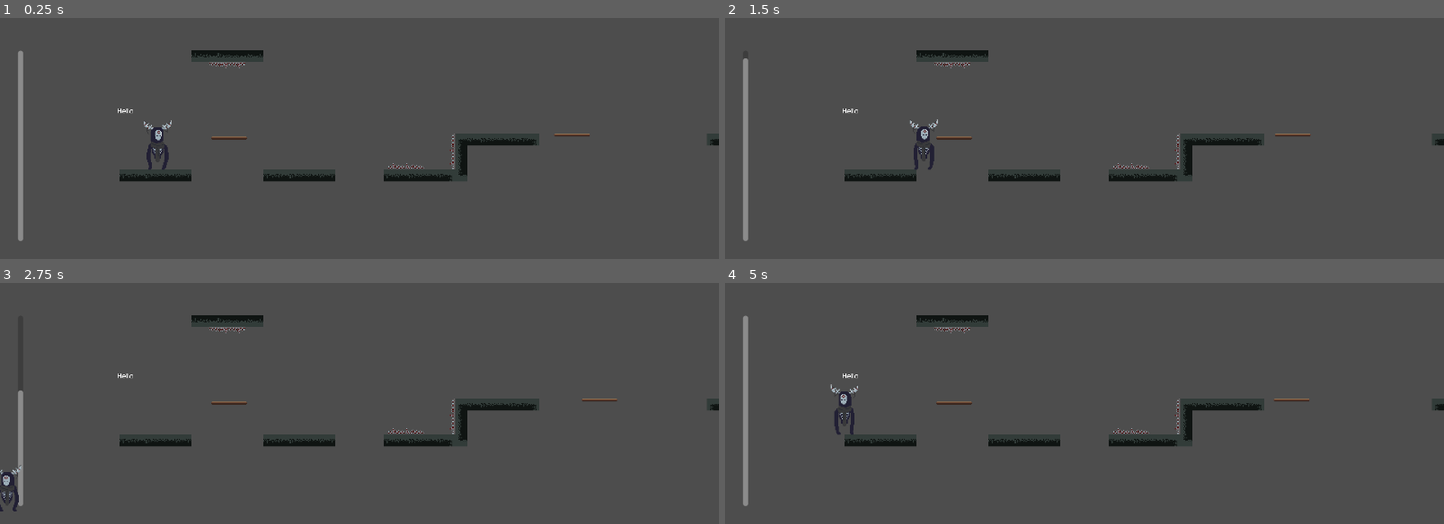
Above: before the commit, frames 1-4 (two rows, left to right).
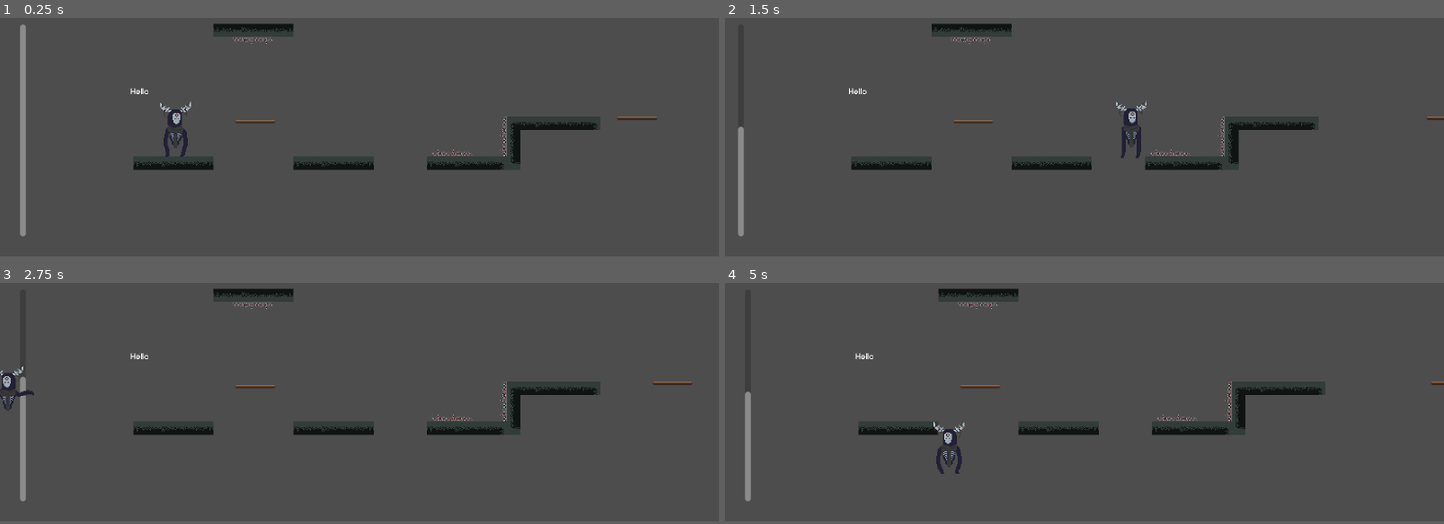
Above: after the commit, the same moments.

Repository: MikeG7v1/Lone-Ghost
Game: Godot game, scene res://scenes/game.tscn
Same seed, same stepped clock (60 frames per second), same inputs: the game is played once before the commit and once after it.
Inputs:
- Up to frame 1 (0.25 s): no input
- Up to frame 2 (1.5 s): hold E (floating) 0.53-1.28 s; hold Right (move_right) from 0.53 s (still down); tap Space (jump) at 0.77 s; tap E (floating) at 1.35 s
- Up to frame 3 (2.75 s): tap Space (jump) at 1.52 s; release Right (move_right) at 2.03 s; hold Left (move_left) from 2.03 s (still down); hold E (floating) from 2.03 s (still down)
- Up to frame 4 (5 s): release Left (move_left) at 2.78 s; release E (floating) at 2.78 s; hold Right (move_right) 2.78-4.28 s; tap E (floating) at 2.85, 4.35 s; tap Space (jump) at 3.02, 3.77, 4.52 s; hold E (floating) 3.53-4.28 s; hold Left (move_left) from 4.28 s (still down)
In our replay, the window is 800x450 before the commit and 800x447 after it. These sizes can differ from the game's own. Grey fills any space a smaller window leaves; there, only what the larger window draws over its background counts as a difference.

The runs differ from the first frame. In frame 1, 7.6% of the frame differs, in the area x 2-100%, y 2-93%; in frame 2, 7.8%, in the area x 1-100%, y 2-93%; in frame 3, 7.3%; in frame 4, 7.6%.

Commit message:
Base functionalities and assets

Diff:
--- a/test-level-d/project.godot
+++ b/test-level-d/project.godot
@@ -17,8 +17,8 @@
 
 [display]
 
-window/size/viewport_width=1920
-window/size/viewport_height=1080
+window/size/viewport_width=1724
+window/size/viewport_height=964
 window/stretch/mode="viewport"
 
 [input]
--- /dev/null
+++ b/test-level-d/scenes/game.gd
@@ -0,0 +1,9 @@
+extends Node2D
+# Called when the node enters the scene tree for the first time.
+func _ready() -> void:
+	pass # Replace with function body.
+
+
+# Called every frame. 'delta' is the elapsed time since the previous frame.
+func _process(delta: float) -> void:
+	pass
--- a/test-level-d/scenes/player.tscn
+++ b/test-level-d/scenes/player.tscn
@@ -2,6 +2,43 @@
 
 [ext_resource type="Texture2D" uid="uid://bt8o5gukocny2" path="res://assets/GHOST_IDLE_ANIMATION.png" id="1_3vyb7"]
 [ext_resource type="Script" uid="uid://csdvc1kx2218o" path="res://scripts/player.gd" id="1_g2els"]
+[ext_resource type="Texture2D" uid="uid://bmjykm2nqd8v4" path="res://assets/GHOST_FLOATING_ANIM_PREVIEW.png" id="2_qhqgy"]
+
+[sub_resource type="AtlasTexture" id="AtlasTexture_3v2ag"]
+atlas = ExtResource("2_qhqgy")
+region = Rect2(0, 0, 64, 64)
+
+[sub_resource type="AtlasTexture" id="AtlasTexture_jej6c"]
+atlas = ExtResource("2_qhqgy")
+region = Rect2(64, 0, 64, 64)
+
+[sub_resource type="AtlasTexture" id="AtlasTexture_f1ej7"]
+atlas = ExtResource("2_qhqgy")
+region = Rect2(128, 0, 64, 64)
+
+[sub_resource type="AtlasTexture" id="AtlasTexture_oprun"]
+atlas = ExtResource("2_qhqgy")
+region = Rect2(192, 0, 64, 64)
+
+[sub_resource type="AtlasTexture" id="AtlasTexture_a8ls1"]
+atlas = ExtResource("2_qhqgy")
+region = Rect2(256, 0, 64, 64)
+
+[sub_resource type="AtlasTexture" id="AtlasTexture_qfm1y"]
+atlas = ExtResource("2_qhqgy")
+region = Rect2(320, 0, 64, 64)
+
+[sub_resource type="AtlasTexture" id="AtlasTexture_fulsm"]
+atlas = ExtResource("2_qhqgy")
+region = Rect2(384, 0, 64, 64)
+
+[sub_resource type="AtlasTexture" id="AtlasTexture_4r5pv"]
+atlas = ExtResource("2_qhqgy")
+region = Rect2(448, 0, 64, 64)
+
+[sub_resource type="AtlasTexture" id="AtlasTexture_60mlk"]
+atlas = ExtResource("2_qhqgy")
+region = Rect2(512, 0, 64, 64)
 
 [sub_resource type="AtlasTexture" id="AtlasTexture_g2els"]
 atlas = ExtResource("1_3vyb7")
@@ -47,6 +84,38 @@
 animations = [{
 "frames": [{
 "duration": 1.0,
+"texture": SubResource("AtlasTexture_3v2ag")
+}, {
+"duration": 1.0,
+"texture": SubResource("AtlasTexture_jej6c")
+}, {
+"duration": 1.0,
+"texture": SubResource("AtlasTexture_f1ej7")
+}, {
+"duration": 1.0,
+"texture": SubResource("AtlasTexture_oprun")
+}, {
+"duration": 1.0,
+"texture": SubResource("AtlasTexture_a8ls1")
+}, {
+"duration": 1.0,
+"texture": SubResource("AtlasTexture_qfm1y")
+}, {
+"duration": 1.0,
+"texture": SubResource("AtlasTexture_fulsm")
+}, {
+"duration": 1.0,
+"texture": SubResource("AtlasTexture_4r5pv")
+}, {
+"duration": 1.0,
+"texture": SubResource("AtlasTexture_60mlk")
+}],
+"loop": true,
+"name": &"floating",
+"speed": 5.0
+}, {
+"frames": [{
+"duration": 1.0,
 "texture": SubResource("AtlasTexture_g2els")
 }, {
 "duration": 1.0,
@@ -125,7 +194,7 @@
 [node name="AnimatedSprite2D" type="AnimatedSprite2D" parent="." unique_id=859038152]
 position = Vector2(1, -34)
 sprite_frames = SubResource("SpriteFrames_3v2ag")
-animation = &"idle"
+animation = &"floating"
 autoplay = "idle"
 
 [node name="CollisionShape2D" type="CollisionShape2D" parent="." unique_id=2035733620]
--- a/test-level-d/scenes/stamina_bar.gd
+++ b/test-level-d/scenes/stamina_bar.gd
@@ -2,13 +2,11 @@
 
 @export var stamina_drain_rate := 60
 @export var stamina_regen_rate := 100
-@export var exhausted := false
 @export var can_regen := true
-
 
 func _process(delta):
 
-	if Input.is_action_pressed("floating") and value >0 and not exhausted:
+	if Input.is_action_pressed("floating") and value >0:
 		value -= stamina_drain_rate * delta
 
 		can_regen = false
@@ -17,10 +15,14 @@
 	elif can_regen:
 			value += stamina_regen_rate * delta
 
-
 	value = clamp(value, 1 , max_value)
 
 
 func _on_timer_2_timeout() -> void:
 	if not Input.is_action_pressed("floating"):
 		can_regen = true
+
+func _has_min_stamina():
+	if value > 10:
+		return true
+	return false
--- a/test-level-d/scripts/player.gd
+++ b/test-level-d/scripts/player.gd
@@ -3,12 +3,14 @@
 
 const SPEED = 300.0
 const JUMP_VELOCITY = -400.0
+var is_floating :=false
 
 @onready var animated_sprite: AnimatedSprite2D = $AnimatedSprite2D
+@onready var stamina_bar = $"../ProgressBar"
 
 func _physics_process(delta: float) -> void:
 	# Add the gravity.
-	if not is_on_floor():
+	if not is_on_floor() and not is_floating:
 		velocity += get_gravity() * delta
 
 	# Handle jump.
@@ -16,7 +18,17 @@
 		velocity.y = JUMP_VELOCITY
 
 	# Float mechanic
+	if Input.is_action_pressed("floating"):
+		is_floating = true
+	if Input.is_action_just_released("floating"):
+		is_floating = false
 
+	if is_floating and not stamina_bar._has_min_stamina():
+		is_floating = false
+	if is_floating:
+		animated_sprite.play("floating")
+	else:
+		animated_sprite.play("idle")
 
 	# Get the input direction: -1, 0, 1.
 	var direction := Input.get_axis("move_left", "move_right")
@@ -28,6 +40,10 @@
 		animated_sprite.flip_h = true
 
 	#Apply movement
+	if is_floating:
+		velocity = Vector2.ZERO
+		move_and_slide()
+
 	if direction:
 		velocity.x = direction * SPEED
 	else:
Not shown, added: test-level-d/assets/GHOST_FLOATING_ANIM_PREVIEW.png.import
Not shown, added: test-level-d/scenes/game.gd.uid
